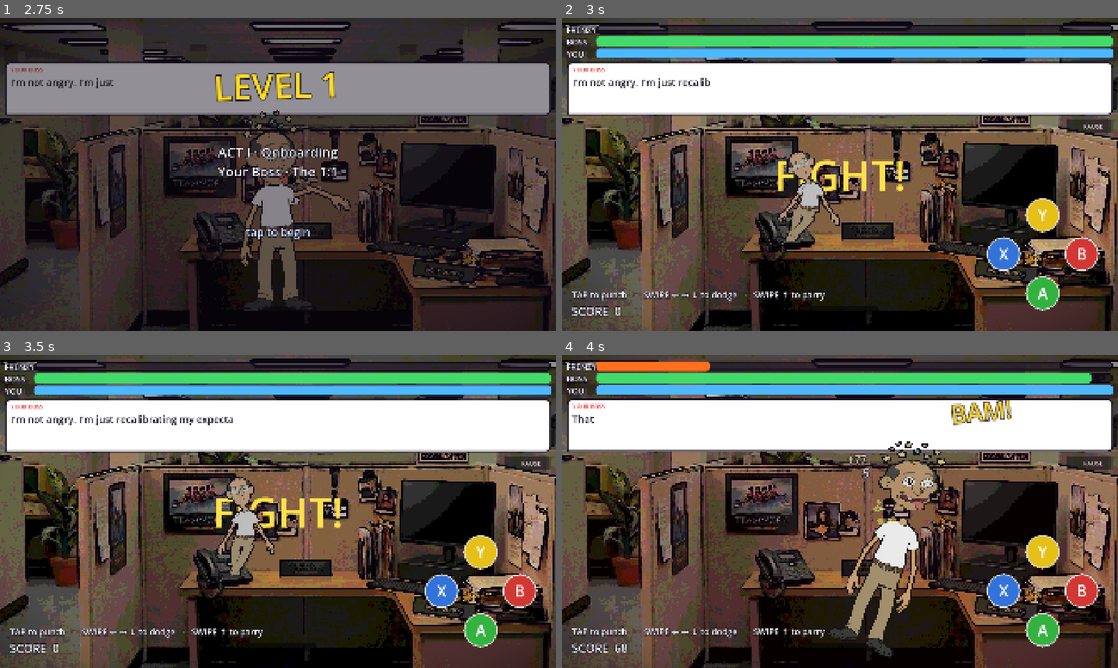
Above: before the commit, frames 1-4 (two rows, left to right).
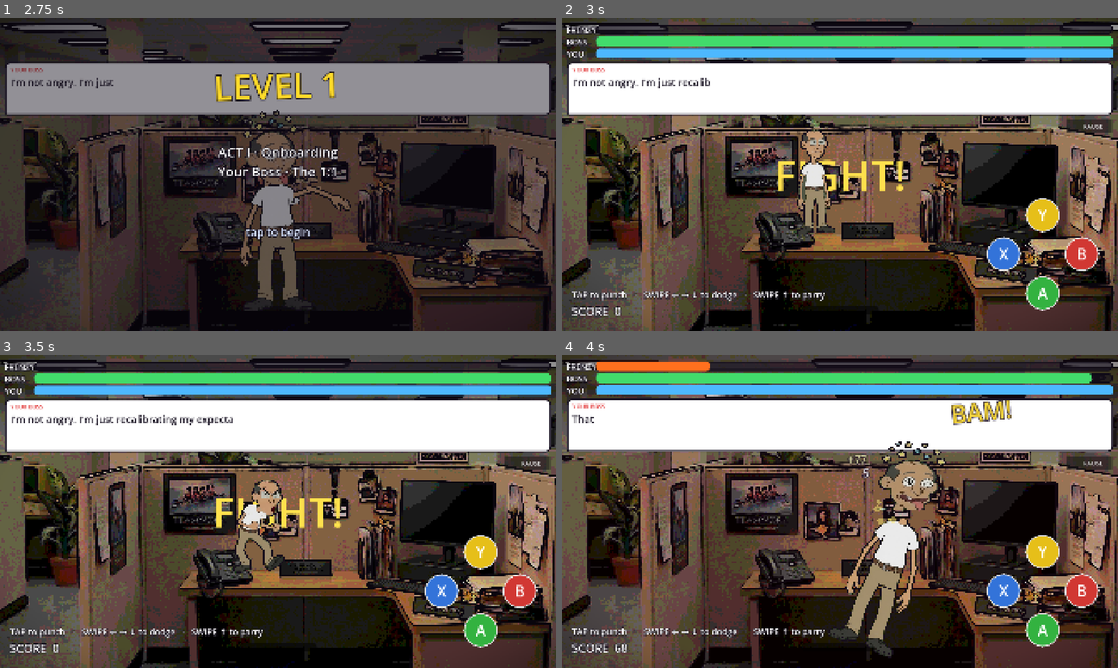
Above: after the commit, the same moments.

Repository: StaraxcreamTM/punch-my-boss-jun-14-2026
Game: Godot game, scene res://scenes/main.tscn
Two runs of this game, one before a commit and one after it. Both use one fixed random seed, a clock stepped at 60 frames per second and the inputs below.
Inputs (mouse positions are in pixels of both pictures, inside the frame that each line leads up to):
- Up to frame 1 (2.75 s): click "LET'S GO!" at 0.5 s; tap Enter at 1.25 s; move the mouse to (400, 158) at 1.27 s; hold Right 1.28-2 s; tap B at 1.35 s; click (400, 158) at 1.42 s; tap Space at 1.52 s; click "PLAY - LEVEL 1" at 2 s
- Up to frame 2 (3 s): tap Enter at 2.75 s; drag from (728, 190) to (812, 237) at 2.77 s
- Up to frame 3 (3.5 s): no input
- Up to frame 4 (4 s): tap Enter at 3.5 s; move the mouse to (895, 442) at 3.52 s; hold Right from 3.53 s (still down); tap Y at 3.6 s

Frame 1 is identical in both runs. In frame 2, 2.0% of the frame differs, in the area x 38-50%, y 35-72%; in frame 3, 2.1%, in the area x 38-52%, y 38-72%; in frame 4, nothing differs.

Commit message:
auto-save 2026-08-06 18:42:02

Diff:
--- a/game/scripts/main.gd
+++ b/game/scripts/main.gd
@@ -2992,7 +2992,7 @@
 		_prompt.visible = false
 		_say(String(_level_cfg().get("line", "")))
 	else:
-		if has_anim("getup"):
+		if _endless and _endless_round > 1 and has_anim("getup"):
 			# Endless: the boss you just floored picks himself up for the next
 			# round (Blender get-back-up), then the fight begins.
 			play_anim("getup", 12.0, _enter_guard)
